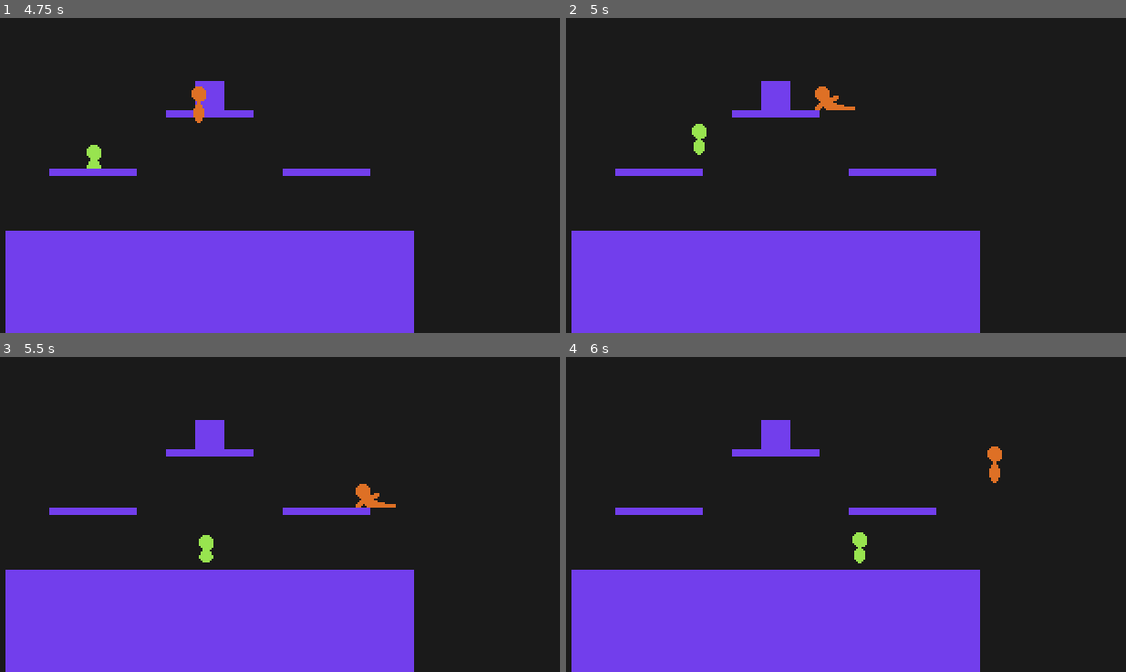
Above: before the commit, frames 1-4 (two rows, left to right).
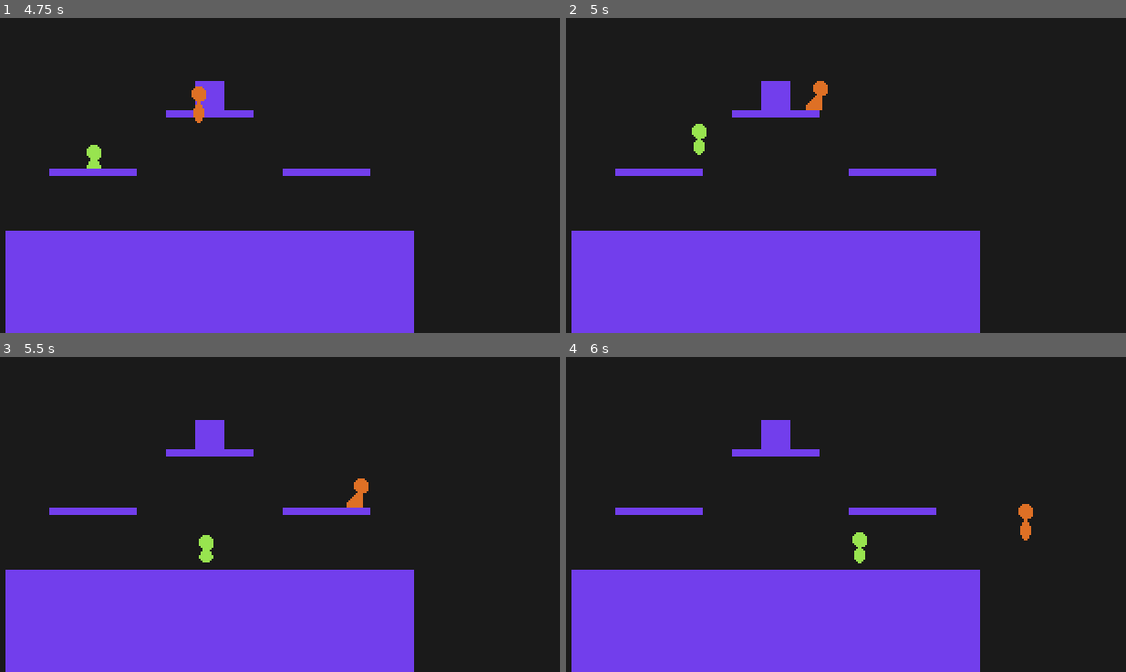
Above: after the commit, the same moments.

Repository: youssefevan/platform-fighter
Game: Godot game, scene res://World.tscn
The game is run twice, just before and just after one commit, with the same random seed, the same clock (stepped at 60 frames per second) and the same inputs.
Inputs:
- Up to frame 1 (4.75 s): hold Right (right) 0.53-2.03 s; tap X (attack) at 0.6, 2.3, 2.85, 4.35 s; tap Z (jump) at 0.77, 1.07, 1.52, 1.55, 1.82, 2.1, 3.02, 3.32, 3.77, 3.8, 4.07, 4.52 s; tap C (special) at 0.8, 1.35, 3.05, 3.6 s; hold Left (left) 2.03-4.28 s; hold Right (right) from 4.28 s (still down)
- Up to frame 2 (5 s): keep holding Right (right); tap Z (jump) at 4.82 s
- Up to frame 3 (5.5 s): keep holding Right (right); tap C (special) at 5.1 s
- Up to frame 4 (6 s): keep holding Right (right); tap Z (jump) at 5.85 s

Frame 1 is identical in both runs. In frame 2, 0.3% of the frame differs, in the area x 42-52%, y 20-30%; in frame 3, 0.3%; in frame 4, 0.4%, in the area x 75-84%, y 28-59%.

Commit message:
Fixed attacking bug
- The entering attack inputs are now set to false when exiting states

Diff:
--- a/PlatformFighter/Scenes/Characters/Red.tscn
+++ b/PlatformFighter/Scenes/Characters/Red.tscn
@@ -770,10 +770,8 @@
 animation_name = "SpecialDown"
 attack_type = 2
 jump_cancellable = true
-modify_velocity_x = 1
-modify_velocity_y = 1
-x_frames = 12
-y_frames = 12
+modify_velocity_y = 2
+y_frames = 4
 
 [connection signal="disable_hitbox" from="StateManager/AerialNeutral" to="." method="_on_AerialNeutral_disable_hitbox"]
 [connection signal="disable_hitbox" from="StateManager/AerialSide" to="." method="_on_AerialSide_disable_hitbox"]
--- a/PlatformFighter/Scripts/CharacterBase/States/air_jump.gd
+++ b/PlatformFighter/Scripts/CharacterBase/States/air_jump.gd
@@ -68,3 +68,8 @@
 		char_base.velocity.x = clamp(char_base.velocity.x, -char_base.current_speed, char_base.current_speed)
 	else:
 		char_base.velocity.x = lerp(char_base.velocity.x, 0, char_base.air_friction * delta)
+
+func exit():
+	.exit()
+	enter_attack = false
+	enter_special = false
--- a/PlatformFighter/Scripts/CharacterBase/States/idle.gd
+++ b/PlatformFighter/Scripts/CharacterBase/States/idle.gd
@@ -66,4 +66,4 @@
 func exit():
 	.exit()
 	enter_jump = false
-	enter_attack = false
+	enter_special = false
--- a/PlatformFighter/Scripts/CharacterBase/States/jump.gd
+++ b/PlatformFighter/Scripts/CharacterBase/States/jump.gd
@@ -57,4 +57,8 @@
 		char_base.velocity.x = lerp(char_base.velocity.x, 0, char_base.air_friction * delta)
 
 func exit():
+	.exit()
 	char_base.jump_height = char_base.fullhop_height
+
+	enter_attack = false
+	enter_special = false
--- a/PlatformFighter/Scripts/CharacterBase/States/run.gd
+++ b/PlatformFighter/Scripts/CharacterBase/States/run.gd
@@ -61,3 +61,9 @@
 	if x_input != 0:
 		char_base.velocity.x += char_base.ground_acceleration * x_input * delta
 		char_base.velocity.x = clamp(char_base.velocity.x, -char_base.run_speed, char_base.run_speed)
+
+func exit():
+	.exit()
+	enter_jump = false
+	enter_attack = false
+	enter_special = false
--- a/PlatformFighter/Scripts/CharacterBase/character_base.gd
+++ b/PlatformFighter/Scripts/CharacterBase/character_base.gd
@@ -165,7 +165,7 @@
 			if dir.y > .5: # if down input
 				attack = special_down
 
-			if abs(dir.x) >= 0.5: # if side input
+			if abs(dir.x) >= 0.5: # if side inputz
 				attack = special_side
 
 				if dir.x < 0: # correct sprite orientation
